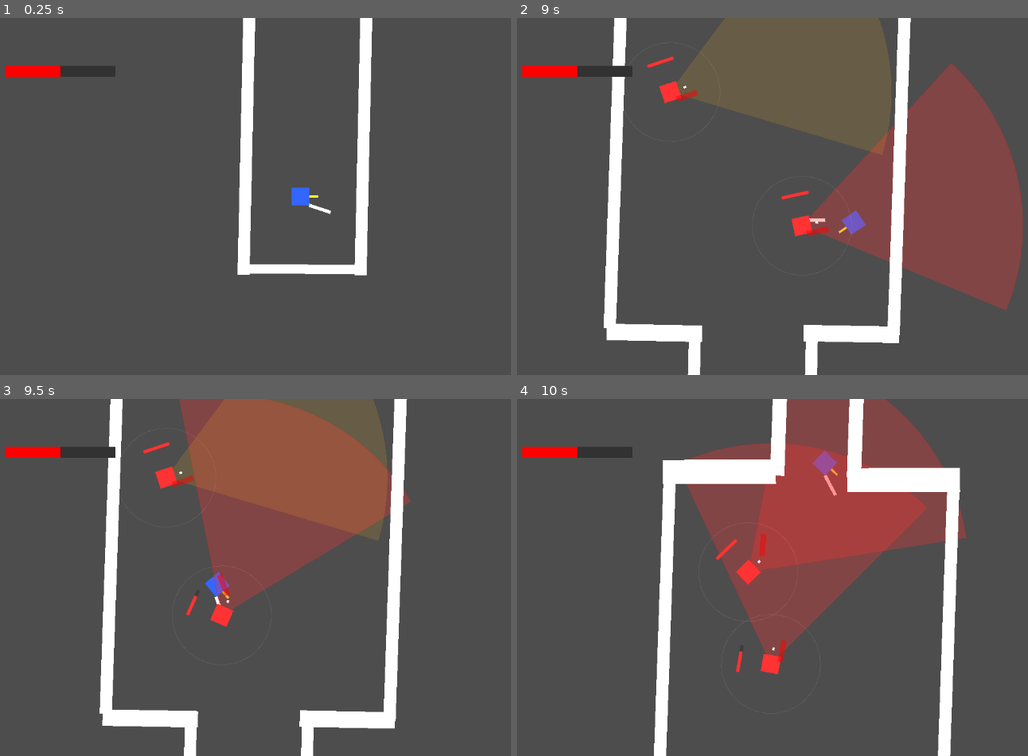
Above: before the commit, frames 1-4 (two rows, left to right).
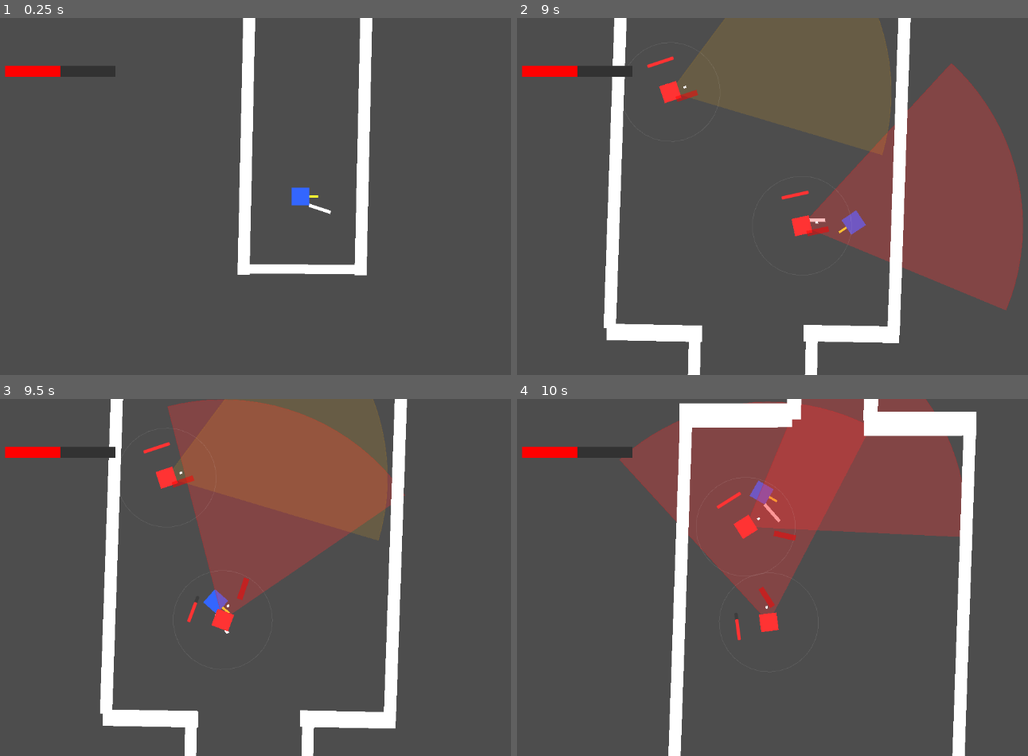
Above: after the commit, the same moments.

Repository: chimoochi/flash-fire
Game: Godot game, scene res://workspace.tscn
Two runs of this game, one before a commit and one after it. Both use one fixed random seed, a clock stepped at 60 frames per second and the inputs below.
Inputs (mouse positions are in pixels of both pictures, inside the frame that each line leads up to):
- Up to frame 1 (0.25 s): no input
- Up to frame 2 (9 s): tap Enter at 0.5 s; move the mouse to (956, 178) at 0.52 s; hold D (MoveRight) 0.53-1.28 s; tap Shift (Dash) every 1.5 s from 0.6 to 8.1 s; move the mouse to (690, 214) at 1.27 s; hold S (MoveDown) 1.28-2.03 s; tap Space (shoot) every 1.5 s from 1.35 to 8.85 s; move the mouse to (879, 117) at 2.02 s; hold D (MoveRight) 2.03-2.78 s; move the mouse to (787, 267) at 2.77 s; hold W (MoveUp) 2.78-3.53 s; move the mouse to (1007, 250) at 3.52 s; hold A (MoveLeft) 3.53-5.03 s; move the mouse to (624, 142) at 4.27 s; move the mouse to (849, 196) at 5.02 s; hold S (MoveDown) 5.03-5.78 s; move the mouse to (721, 107) at 5.77 s; hold D (MoveRight) 5.78-6.53 s; move the mouse to (956, 178) at 6.52 s; hold W (MoveUp) 6.53-7.28 s; move the mouse to (690, 214) at 7.27 s; hold D (MoveRight) 7.28-8.03 s; move the mouse to (879, 117) at 8.02 s; hold S (MoveDown) 8.03-8.78 s; move the mouse to (787, 267) at 8.77 s; hold A (MoveLeft) from 8.78 s (still down)
- Up to frame 3 (9.5 s): keep holding A (MoveLeft)
- Up to frame 4 (10 s): move the mouse to (1007, 631) at 9.52 s; release A (MoveLeft) at 9.53 s; hold W (MoveUp) from 9.53 s (still down); tap Shift (Dash) at 9.6 s

Frames 1-2 are identical in both runs. In frame 3, 2.5% of the frame differs, in the area x 19-81%, y 0-100%; in frame 4, 29%, in the area x 20-91%, y 0-100%.

Commit message:
move melee away from preset values in one node

Diff:
--- a/GodotGame/enemy/enemy bad.gd
+++ b/GodotGame/enemy/enemy bad.gd
@@ -14,6 +14,9 @@
 const MAX_PUSH_VELOCITY := 800.0
 const STOPPING_DISTANCE := 50.0
 const ENEMY_PUSH_FORCE := 3000.0
+const ENEMY_MELEE_DAMAGE := 10
+const ENEMY_MELEE_KNOCKBACK := 500.0
+const ENEMY_MELEE_DURATION := 0.5
 
 enum State {IDLE, CHASING, SUSPICIOUS}
 
@@ -147,7 +150,7 @@
 		drive = dir_to_target * move_speed
 	else:
 		# TODO: attack range should overlap with stopping distance
-		swing_melee.swing(self)
+		swing_melee.swing(self, ENEMY_MELEE_DAMAGE, ENEMY_MELEE_KNOCKBACK, ENEMY_MELEE_DURATION)
 
 	_apply_movement(drive)
 
--- a/GodotGame/player/player.gd
+++ b/GodotGame/player/player.gd
@@ -7,6 +7,9 @@
 const DASH_SPEED = 1000.0
 const DASH_DURATION = 0.15
 const DASH_COOLDOWN = 0.8
+const MELEE_DAMAGE = 25
+const MELEE_KNOCKBACK = 800.0
+const MELEE_ATTACK_DURATION = 0.25
 
 const BULLET_SPEED = 1500.0
 const PUSH_FORCE = 1500.0
@@ -160,7 +163,7 @@
 	PlayerState["is_swinging"] = true
 	PlayerState["is_attacking"] = true
 
-	swing_melee.swing(self)
+	swing_melee.swing(self, MELEE_DAMAGE, MELEE_KNOCKBACK, MELEE_ATTACK_DURATION)
 	await swing_melee.attack_finished
 
 	PlayerState["is_swinging"] = false
--- a/GodotGame/scripts/attacks/swing_melee.gd
+++ b/GodotGame/scripts/attacks/swing_melee.gd
@@ -2,10 +2,6 @@
 class_name SwingMelee # makes it global variable, so leik other scripts can acess. similar to _G. or getgenv()
 
 signal attack_finished
-
-@export var damage: int = 25
-@export var knockback_force: float = 800.0
-@export var attack_duration: float = 0.25
 
 var pivot: Node2D
 var visual: Node2D
@@ -18,10 +14,16 @@
 var default_rotation: float = 0.0
 var default_vis_pos: Vector2 = Vector2.ZERO
 
-func swing(caller: Node2D) -> void:
+var current_damage: int = 0
+var current_knockback: float = 0.0
+
+func swing(caller: Node2D, damage: int, knockback: float, duration: float) -> void:
 	if is_swinging: return
 
 	owner_node = caller
+	current_damage = damage
+	current_knockback = knockback
+
 	is_player = owner_node.is_in_group("Player")
 	pivot = owner_node.get_node("MeleePivot")
 	visual = pivot.get_node("MeleeHitBox")
@@ -32,7 +34,6 @@
 	is_swinging = true
 	hit_targets.clear()
 
-	var duration = attack_duration
 	var start_angle = deg_to_rad(45)
 	var end_angle = deg_to_rad(-45)
 	var start_dist = 10.0
@@ -94,12 +95,12 @@
 
 		if is_player:
 			if collider.is_in_group("Enemy") and collider.has_method("take_damage"):
-				collider.take_damage(damage)
-				KnockbackService.apply_knockback(owner_node, collider, knockback_force)
+				collider.take_damage(current_damage)
+				KnockbackService.apply_knockback(owner_node, collider, current_knockback)
 				hit_targets.append(collider)
 				CameraService.shake(0.1)
 		else:
 			if collider.is_in_group("Player"):
-				KnockbackService.apply_knockback(owner_node, collider, knockback_force)
+				KnockbackService.apply_knockback(owner_node, collider, current_knockback)
 				hit_targets.append(collider)
 				CameraService.shake(0.1)
